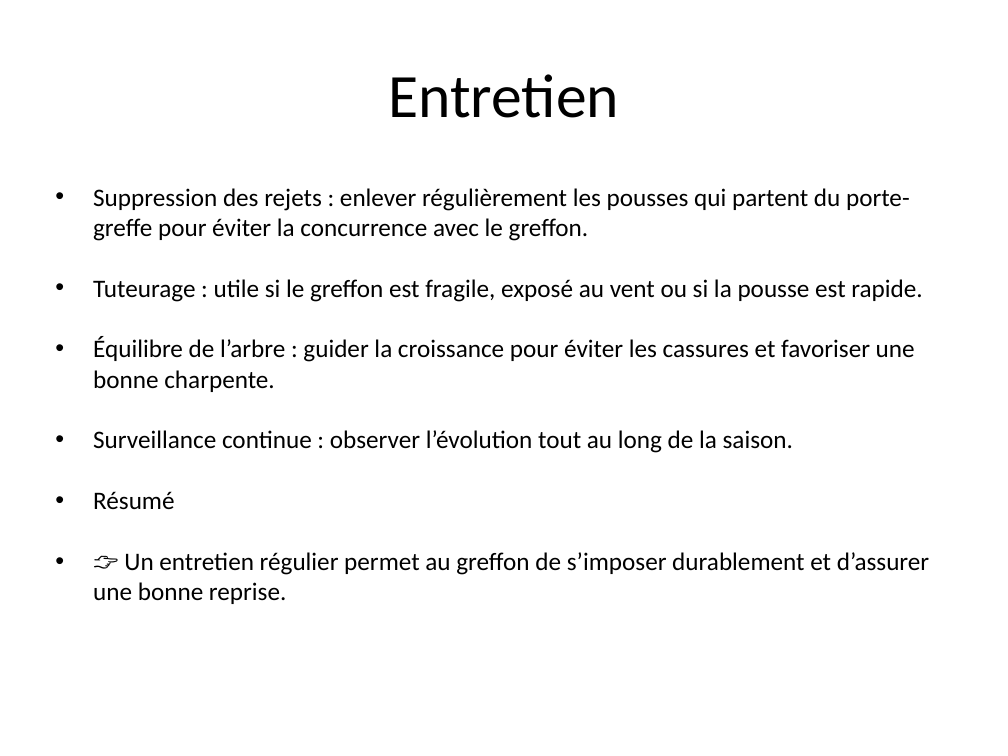
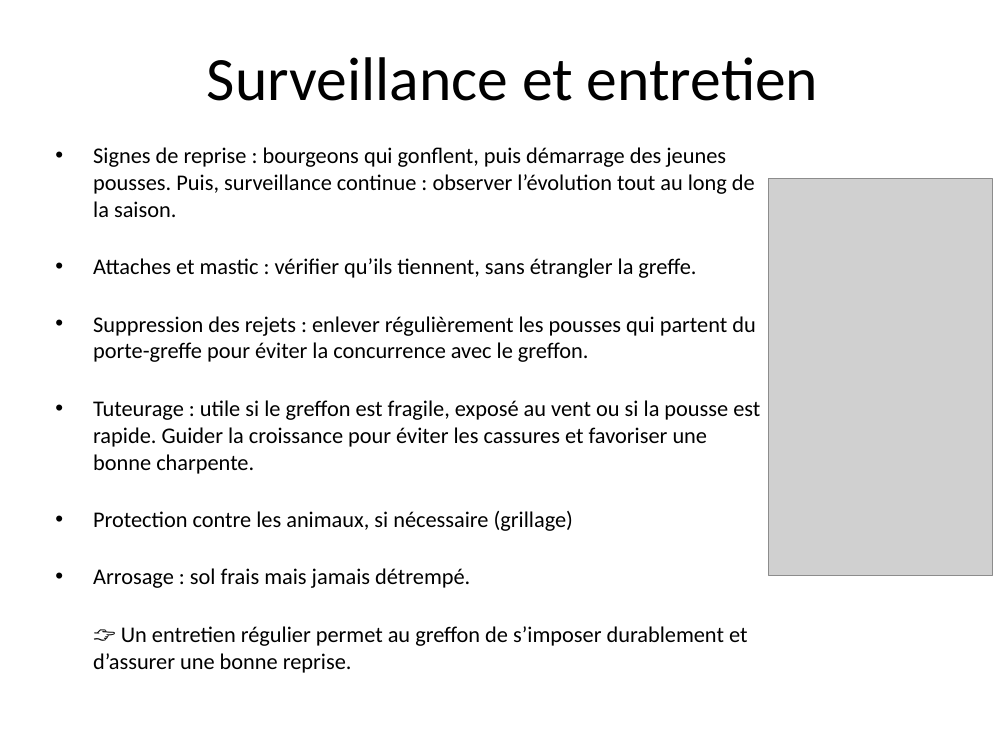
Before and after one commit to tranber28/greffe-arbres, a slide deck: slide 35 of greffe_arbres_final.odp (slide 33 before the commit). Drawn at 1008x756 pixels with LibreOffice and Linux fonts; fonts in the diff are those of the drawing; grey boxes stand for pictures. Boxes give left, top, right and bottom in pixels: in the first picture for what was removed or moved away, otherwise in the second. Text is boxed around its words. In the diff, an @@ line names an element or a change of style, - is before the commit and + after.

```diff
--- a/greffe_arbres_final.odp
+++ b/greffe_arbres_final.odp
@@ title at bbox=[207, 57, 818, 101]: text changed @@
-Entretien
+Surveillance et entretien
@@ text "Signes de reprise : bourgeons ...": place and size @@
-text "Signes de reprise : bourgeons ..." at bbox=[93, 188, 929, 604]
+text "Signes de reprise : bourgeons ..." at bbox=[93, 147, 760, 673]
@@ text at bbox=[93, 147, 755, 278]: paragraphs added @@
+• Signes de reprise : bourgeons qui gonflent, puis démarrage des jeunes pousses. Puis, surveillance continue : observer l’évolution tout au long de la saison.
+• Attaches et mastic : vérifier qu’ils tiennent, sans étrangler la greffe.
@@ picture added at bbox=[769, 178, 992, 576] @@
@@ text at bbox=[93, 316, 755, 673]: size 18 to 16 pt in "Suppression des rejets : enlever régulièrement les ...", "👉 Un entretien régulier permet au greffon ..."; bullet • to none @@
@@ text at bbox=[93, 400, 760, 588]: text changed; size 18 to 16 pt @@
-• Tuteurage : utile si le greffon est fragile, exposé au vent ou si la pousse est rapide.
-• Équilibre de l’arbre : guider la croissance pour éviter les cassures et favoriser une bonne charpente.
-• Surveillance continue : observer l’évolution tout au long de la saison.
-• Résumé
+• Tuteurage : utile si le greffon est fragile, exposé au vent ou si la pousse est rapide. Guider la croissance pour éviter les cassures et favoriser une bonne charpente.
+• Protection contre les animaux, si nécessaire (grillage)
+• Arrosage : sol frais mais jamais détrempé.
```
Also in this commit, not shown: 30 other slides changed, 4 slides added, 3 slides removed.
